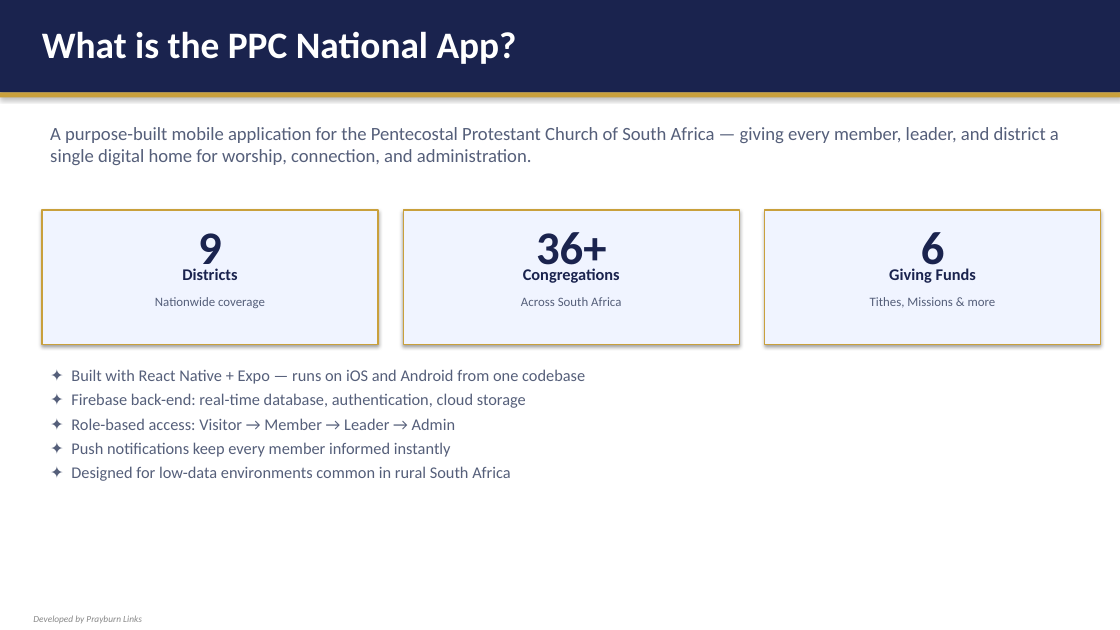
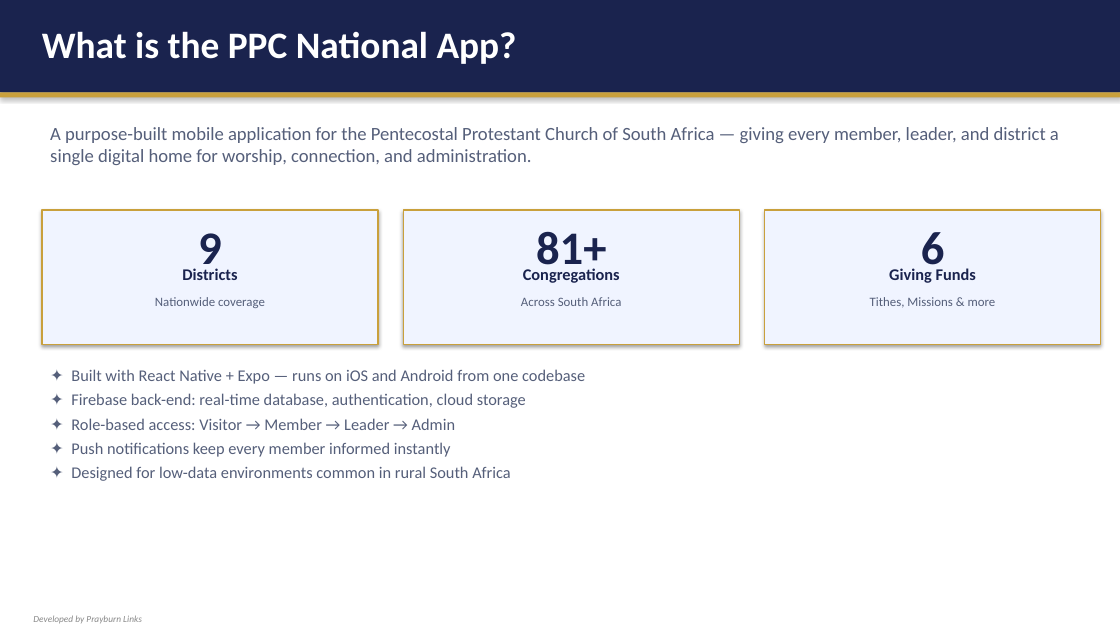
Before and after one commit to prayburnlinks/PPC_National, a slide deck: slide 2 of PPC_National_App_Presentation.pptx. Drawn at 1120x630 pixels with LibreOffice and Linux fonts; fonts in the diff are those of the drawing. Boxes give left, top, right and bottom in pixels: in the first picture for what was removed or moved away, otherwise in the second. Text is boxed around its words. In the diff, an @@ line names an element or a change of style, - is before the commit and + after.

```diff
--- a/PPC_National_App_Presentation.pptx
+++ b/PPC_National_App_Presentation.pptx
@@ text at <box>536,231,606,277</box>: text changed @@
-36+
+81+
```
Also in this commit, not shown: 6 other slides changed, 1 slide added, 23 other files.
